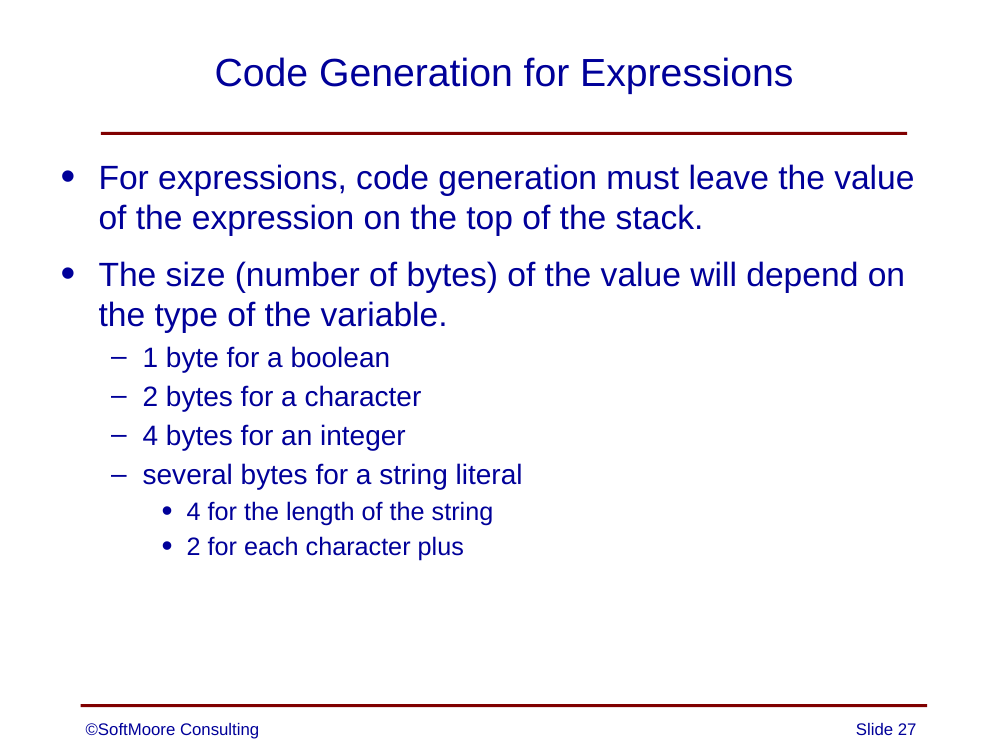
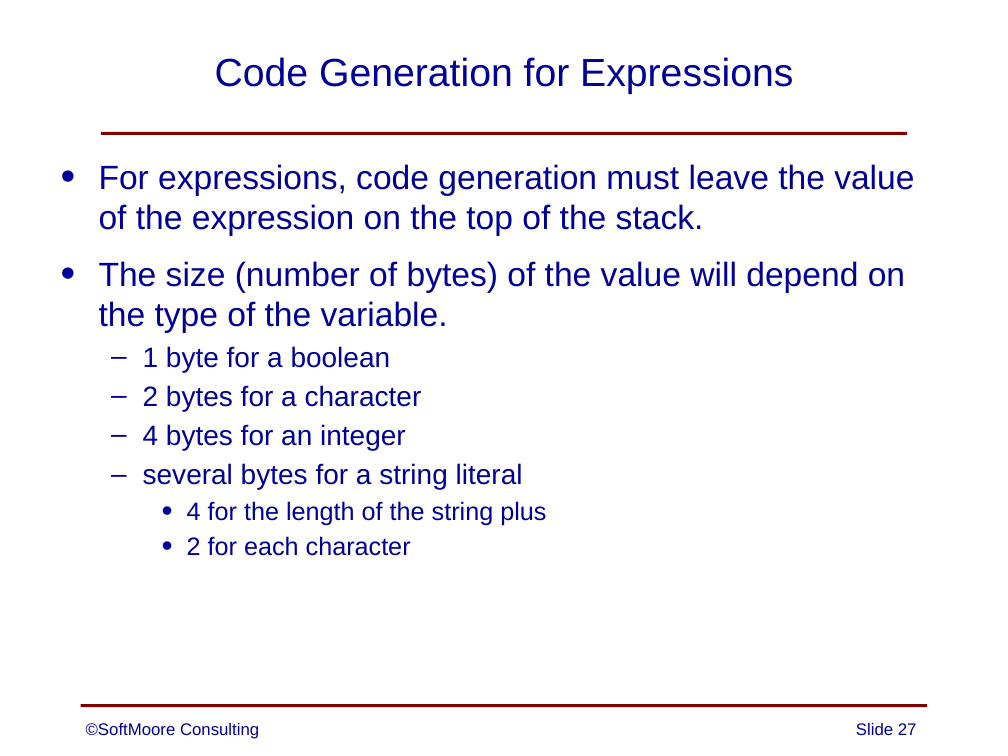
Before and after one commit to SoftMoore/CPRL-Java-3rd, a slide deck: slide 27 of PowerPoints/11 - Code Generation.pptx. Drawn at 1008x756 pixels with LibreOffice and Linux fonts; fonts in the diff are those of the drawing. Boxes give left, top, right and bottom in pixels: in the first picture for what was removed or moved away, otherwise in the second. Text is boxed around its words. In the diff, an @@ line names an element or a change of style, - is before the commit and + after.

```diff
--- a/PowerPoints/11 - Code Generation.pptx
+++ b/PowerPoints/11 - Code Generation.pptx
@@ text at [187, 501, 546, 556]: text changed @@
-    • 4 for the length of the string
-    • 2 for each character plus
+    • 4 for the length of the string plus
+    • 2 for each character
```
Also in this commit, not shown: 6 other slides changed, 2 other files.
